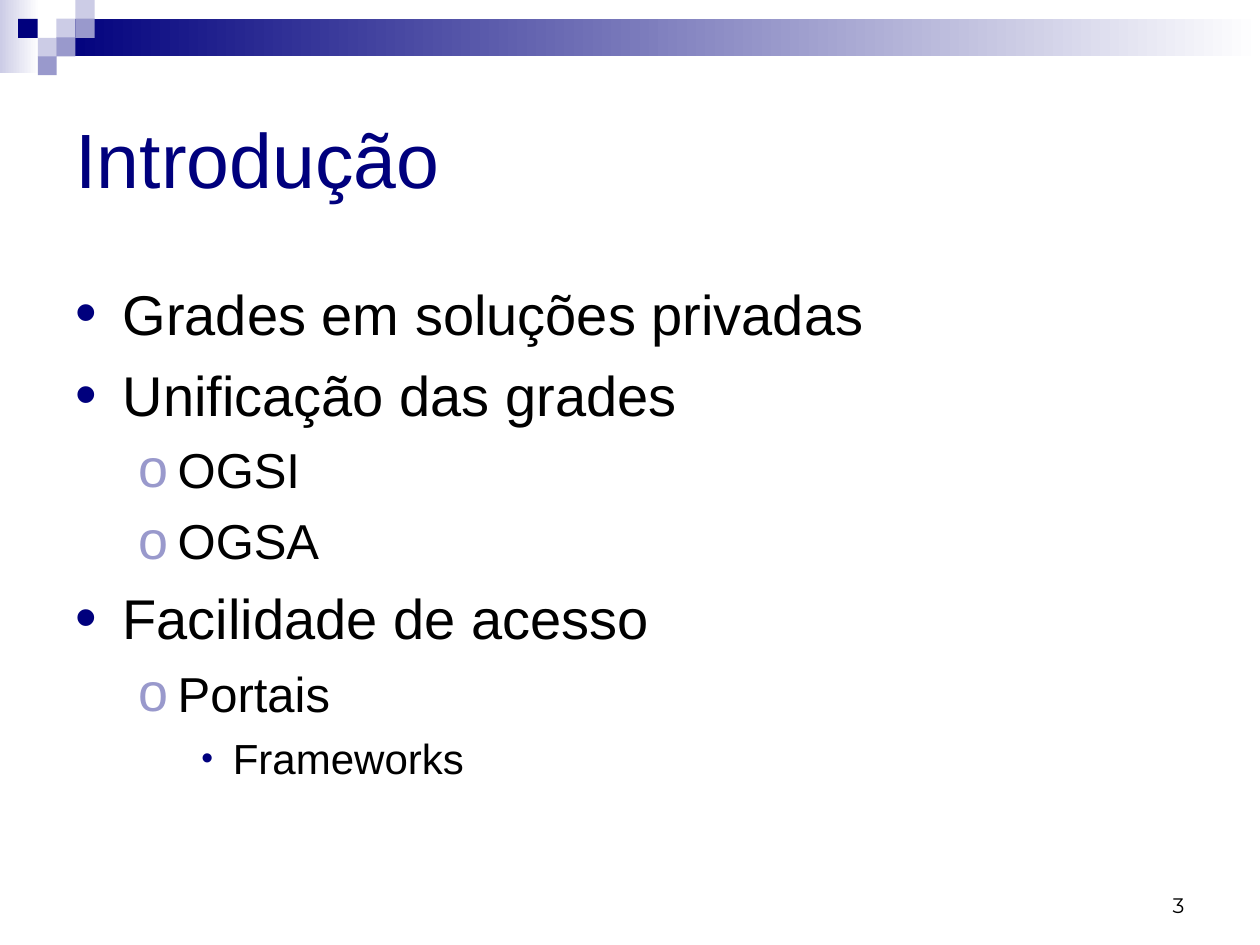
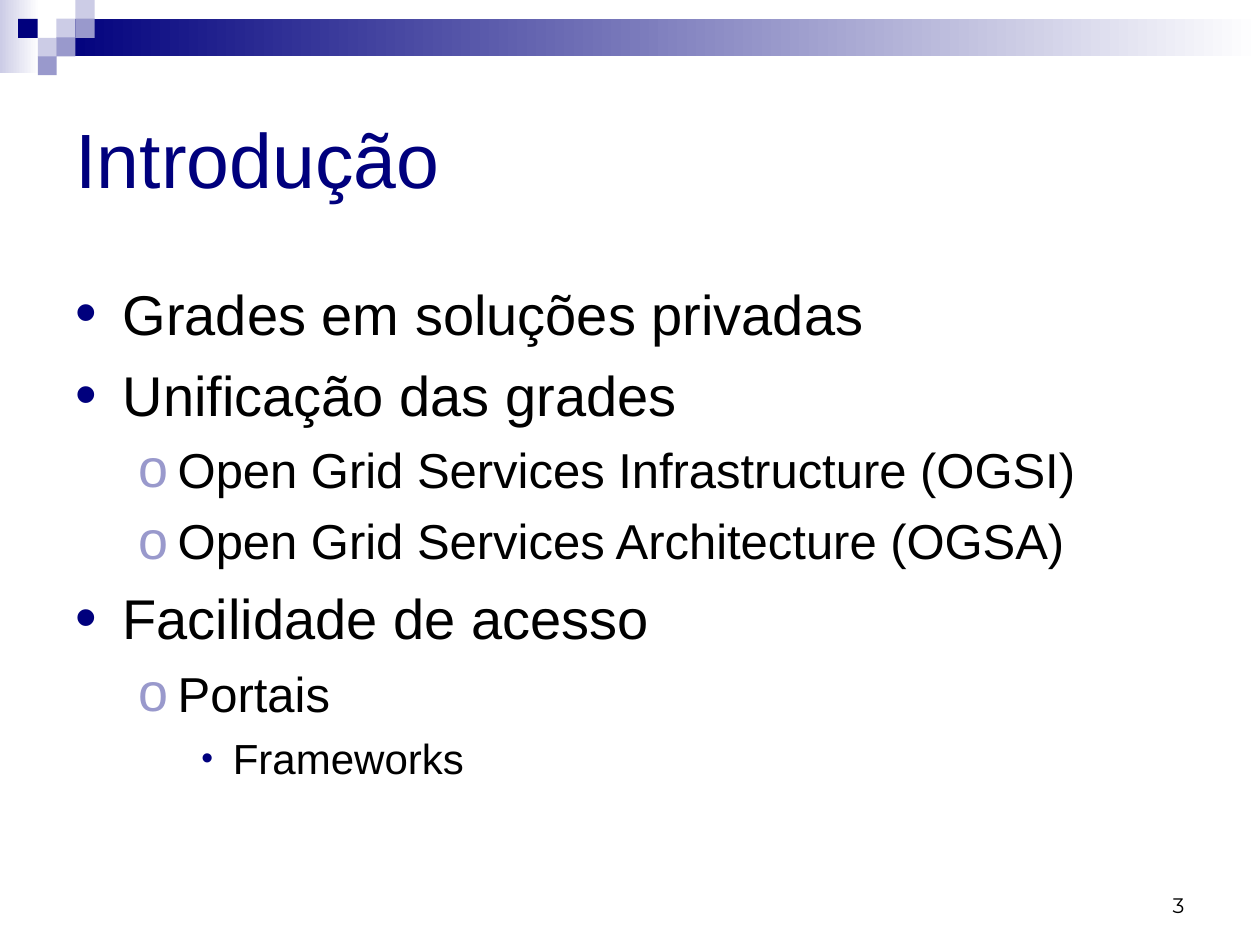
Before and after one commit to micheldavid/tcc-michel, a slide deck: slide 3 of Apresentação/Michel David da Costa - Apresentação.ppt. Drawn at 1260x945 pixels with LibreOffice and Linux fonts; fonts in the diff are those of the drawing. Boxes give left, top, right and bottom in pixels: in the first picture for what was removed or moved away, otherwise in the second. Text is boxed around its words. In the diff, an @@ line names an element or a change of style, - is before the commit and + after.

```diff
--- a/Apresentação/Michel David da Costa - Apresentação.ppt
+++ b/Apresentação/Michel David da Costa - Apresentação.ppt
@@ text at (x1=178, y1=452, x2=1075, y2=570): text changed @@
-  ο OGSI
-  ο OGSA
+  ο Open Grid Services Infrastructure (OGSI)
+  ο Open Grid Services Architecture (OGSA)
```
Also in this commit, not shown: 4 other slides changed, 1 slide added.
